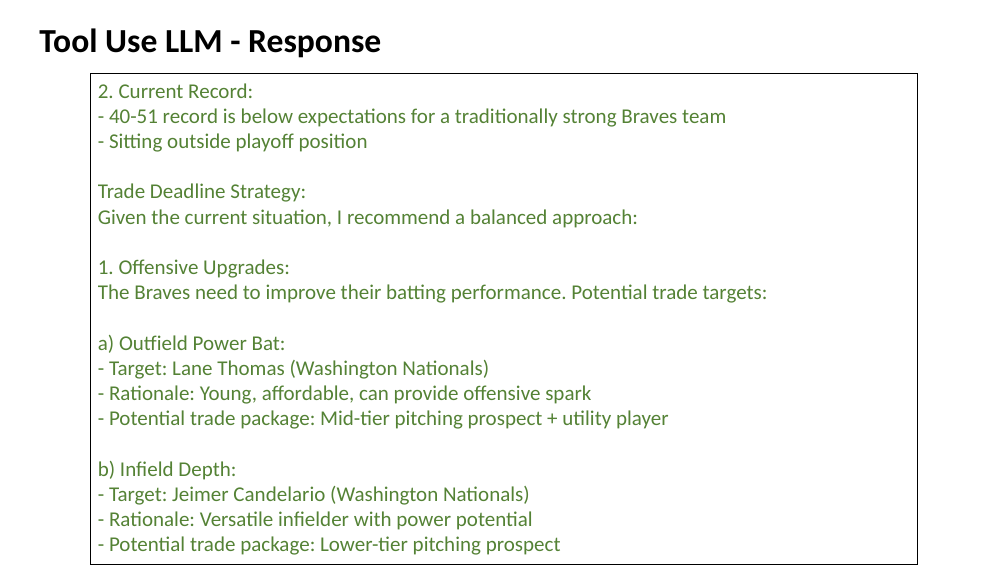
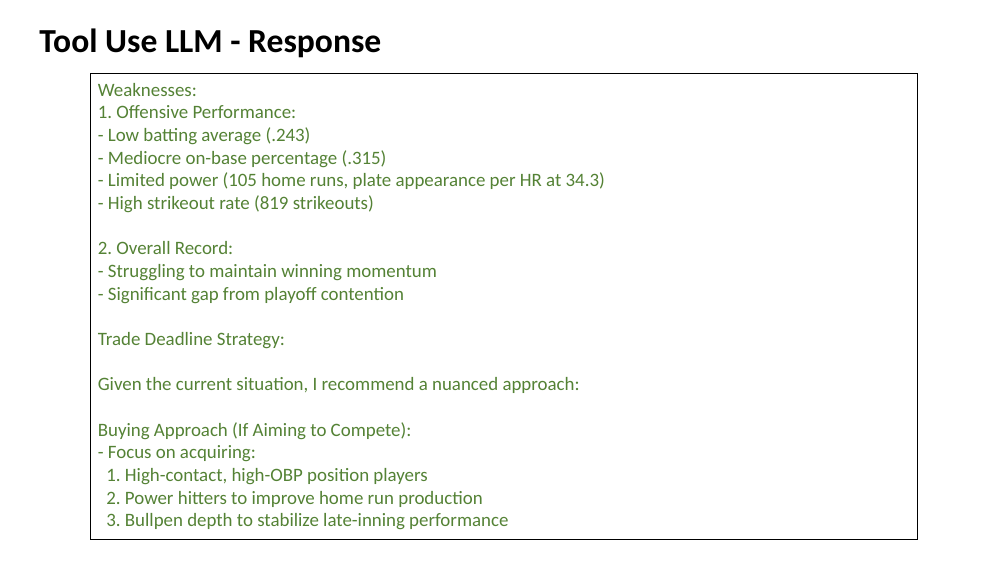
Before and after one commit to jpowersbaseball/mlbchat, a slide deck: slide 16 of docs/trade_deadline.pptx. Drawn at 1008x567 pixels with LibreOffice and Linux fonts; fonts in the diff are those of the drawing. Boxes give left, top, right and bottom in pixels: in the first picture for what was removed or moved away, otherwise in the second. Text is boxed around its words. In the diff, an @@ line names an element or a change of style, - is before the commit and + after.

```diff
--- a/docs/trade_deadline.pptx
+++ b/docs/trade_deadline.pptx
@@ rectangle "Weaknesses:": place and size @@
-rectangle "Weaknesses:" at [91, 73, 918, 565]
+rectangle "Weaknesses:" at [91, 73, 918, 539]
@@ text in rectangle at [98, 83, 605, 304]: text changed; size 20 to 18 pt @@
-2. Current Record:
-- 40-51 record is below expectations for a traditionally strong Braves team
-- Sitting outside playoff position
+Weaknesses:
+1. Offensive Performance:
+- Low batting average (.243)
+- Mediocre on-base percentage (.315)
+- Limited power (105 home runs, plate appearance per HR at 34.3)
+- High strikeout rate (819 strikeouts)
+2. Overall Record:
+- Struggling to maintain winning momentum
+- Significant gap from playoff contention
@@ text in rectangle at [98, 332, 285, 349]: size 20 to 18 pt in "Trade Deadline Strategy:" @@
@@ text in rectangle at [98, 377, 580, 530]: text changed; size 20 to 18 pt @@
-Given the current situation, I recommend a balanced approach:
-1. Offensive Upgrades:
-The Braves need to improve their batting performance. Potential trade targets:
-a) Outfield Power Bat:
-- Target: Lane Thomas (Washington Nationals)
-- Rationale: Young, affordable, can provide offensive spark
-- Potential trade package: Mid-tier pitching prospect + utility player
-b) Infield Depth:
-- Target: Jeimer Candelario (Washington Nationals)
-- Rationale: Versatile infielder with power potential
-- Potential trade package: Lower-tier pitching prospect
+Given the current situation, I recommend a nuanced approach:
+Buying Approach (If Aiming to Compete):
+- Focus on acquiring:
+1. High-contact, high-OBP position players
+2. Power hitters to improve home run production
+3. Bullpen depth to stabilize late-inning performance
```
Also in this commit, not shown: 4 other slides changed, 10 slides added, 10 slides removed, 5 other files.
